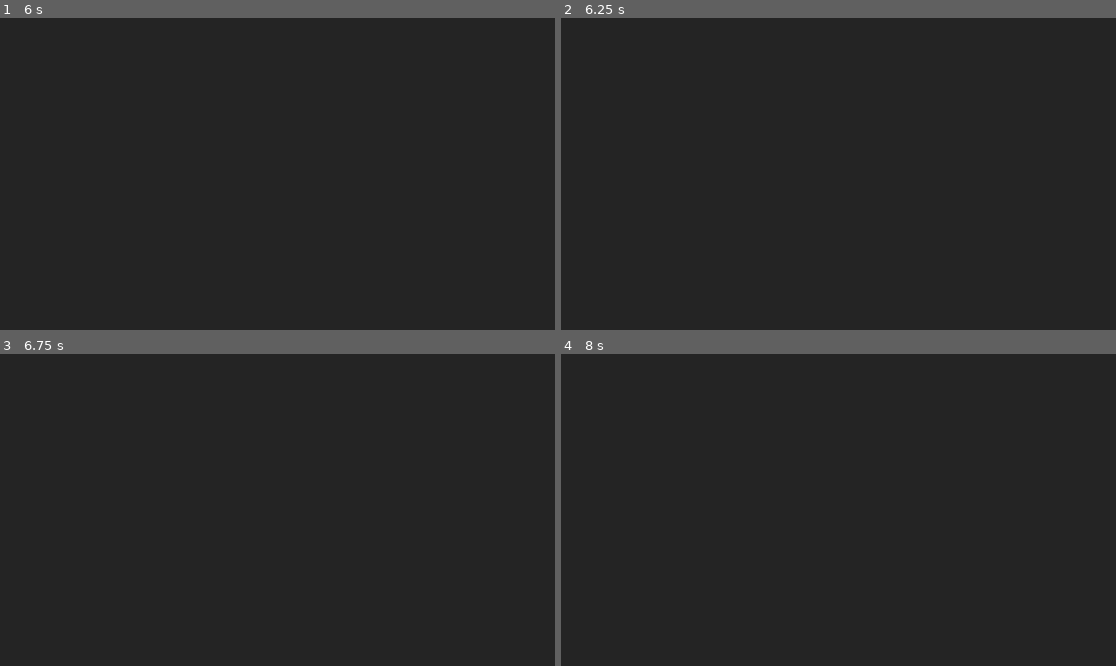
Above: before the commit, frames 1-4 (two rows, left to right).
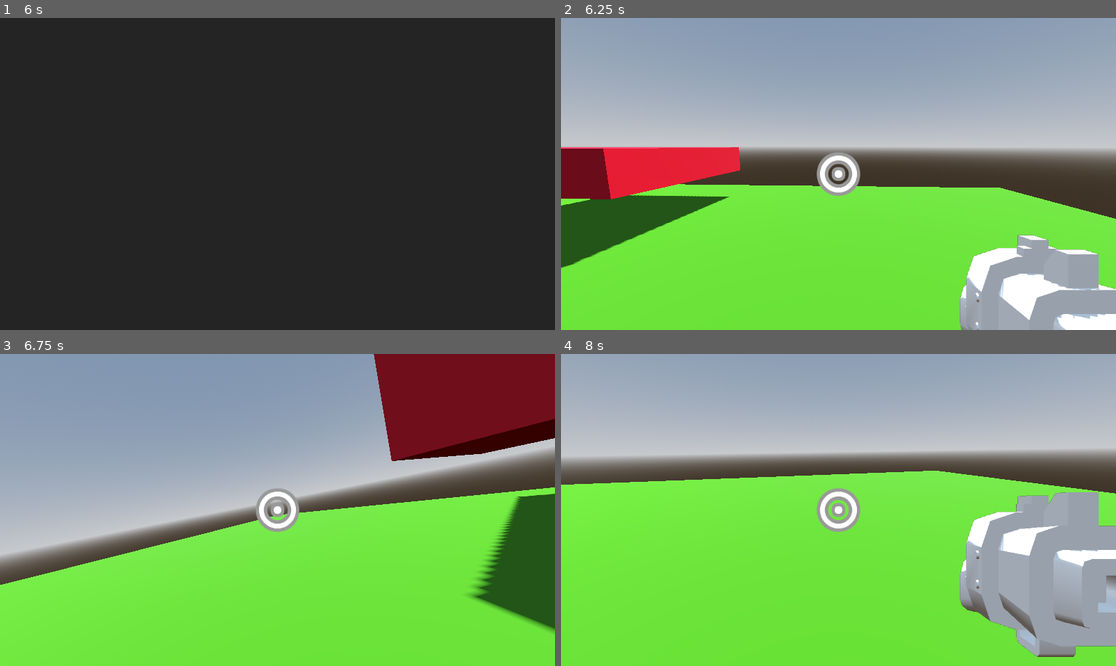
Above: after the commit, the same moments.

Repository: KoB-Kirito/ludum-dare-55
Game: Godot game, scene res://menu/splash/splash_screen.tscn
Two runs of this game, one before a commit and one after it. Both use one fixed random seed, a clock stepped at 60 frames per second and the inputs below.
Inputs (mouse positions are in pixels of both pictures, inside the frame that each line leads up to):
- Up to frame 1 (6 s): tap Enter at 0.5, 2.75, 4.25 s; move the mouse to (399, 158) at 0.52 s; hold D (move_right) 0.53-1.25 s; click (399, 158) at 0.6 s; tap Space (jump) at 0.77, 1.25, 3.5, 3.77, 5 s; drag from (166, 189) to (249, 236) at 1.27 s; move the mouse to (333, 105) at 2.02 s; hold D (move_right) 2.03-2.75 s; tap E (weapon_toggle) at 2.1 s; click (333, 105) at 2.3 s; drag from (249, 236) to (111, 127) at 2.77 s; move the mouse to (444, 220) at 3.52 s; hold A (move_left) 3.53-4.25 s; click (444, 220) at 3.6 s; drag from (111, 127) to (194, 96) at 4.27 s; move the mouse to (305, 174) at 5.02 s; hold S (move_back) 5.03-5.75 s; click (305, 174) at 5.1 s; drag from (194, 96) to (166, 189) at 5.77 s
- Up to frame 2 (6.25 s): no input
- Up to frame 3 (6.75 s): move the mouse to (399, 494) at 6.52 s; hold W (move_forward) from 6.53 s (still down); tap E (weapon_toggle) at 6.6 s
- Up to frame 4 (8 s): tap Space (jump) at 6.77 s; click (960, 494) at 6.8 s; release W (move_forward) at 7.25 s; drag from (727, 525) to (810, 572) at 7.27 s

Frame 1 is identical in both runs. In frame 2, 100% of the frame differs, in the area x 0-100%, y 0-100%; in frame 3, 100%; in frame 4, 100%.

Commit message:
Fix pause menu mouse capture

Diff:
--- a/game/player/player.gd
+++ b/game/player/player.gd
@@ -44,6 +44,8 @@
 # Functions
 
 func _ready():
+	PauseMenu.game_paused.connect(on_game_paused)
+	PauseMenu.game_unpaused.connect(on_game_unpaused)
 
 	Input.mouse_mode = Input.MOUSE_MODE_CAPTURED
 
@@ -101,8 +103,18 @@
 	if position.y < -10:
 		get_tree().reload_current_scene()
 
+
+# Mouse capture
+func on_game_unpaused() -> void:
+	Input.mouse_mode = Input.MOUSE_MODE_CAPTURED
+	mouse_captured = true
+
+func on_game_paused() -> void:
+	mouse_captured = false
+	input_mouse = Vector2.ZERO
+
+
 # Mouse movement
-
 func _input(event):
 	if event is InputEventMouseMotion and mouse_captured:
 
@@ -112,19 +124,6 @@
 		rotation_target.x -= event.relative.y / mouse_sensitivity
 
 func handle_controls(_delta):
-
-	# Mouse capture
-
-	if Input.is_action_just_pressed("mouse_capture"):
-		Input.mouse_mode = Input.MOUSE_MODE_CAPTURED
-		mouse_captured = true
-
-	if Input.is_action_just_pressed("mouse_capture_exit"):
-		Input.mouse_mode = Input.MOUSE_MODE_VISIBLE
-		mouse_captured = false
-
-		input_mouse = Vector2.ZERO
-
 	# Movement
 
 	var input := Input.get_vector("move_left", "move_right", "move_forward", "move_back")
--- a/menu/pause/pause_menu.gd
+++ b/menu/pause/pause_menu.gd
@@ -63,8 +63,10 @@
 	visible = !visible
 	get_tree().paused = visible
 	if visible:
+		Input.mouse_mode = Input.MOUSE_MODE_VISIBLE
 		game_paused.emit()
 	else:
+		Input.mouse_mode = Input.MOUSE_MODE_CAPTURED
 		%snd_music.stop()
 		%snd_sounds.stop()
 		%snd_voices.stop()
--- a/menu/splash/splash_screen.tscn
+++ b/menu/splash/splash_screen.tscn
@@ -1,7 +1,8 @@
-[gd_scene load_steps=3 format=3 uid="uid://dewvte3cn8lv5"]
+[gd_scene load_steps=4 format=3 uid="uid://dewvte3cn8lv5"]
 
 [ext_resource type="Texture2D" uid="uid://ccmlvx5xrxny6" path="res://menu/splash/godot_splash.png" id="1_asda8"]
 [ext_resource type="Script" path="res://menu/splash/splash_screen.gd" id="1_fgtng"]
+[ext_resource type="PackedScene" uid="uid://clp26l3bpj647" path="res://game/_test/test_level.tscn" id="2_tlpgw"]
 
 [node name="SplashScreen" type="Control"]
 layout_mode = 3
@@ -11,6 +12,7 @@
 grow_horizontal = 2
 grow_vertical = 2
 script = ExtResource("1_fgtng")
+next_scene = ExtResource("2_tlpgw")
 fade_in_transition = 4
 fade_out_transition = 4
 fade_out_ease = 1
